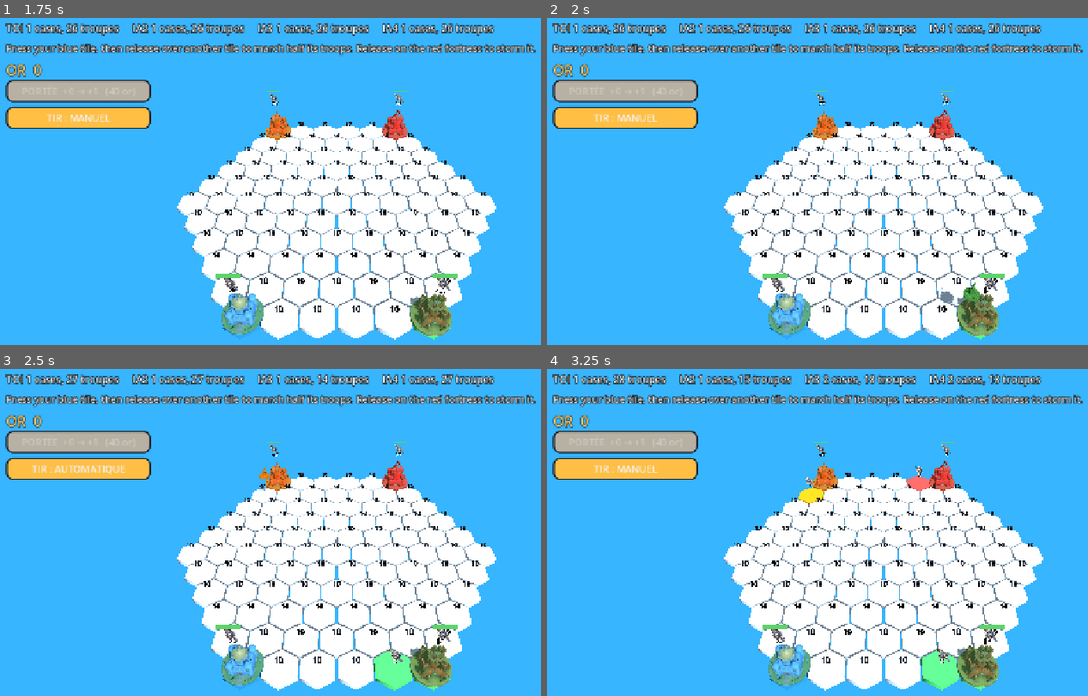
Above: before the commit, frames 1-4 (two rows, left to right).
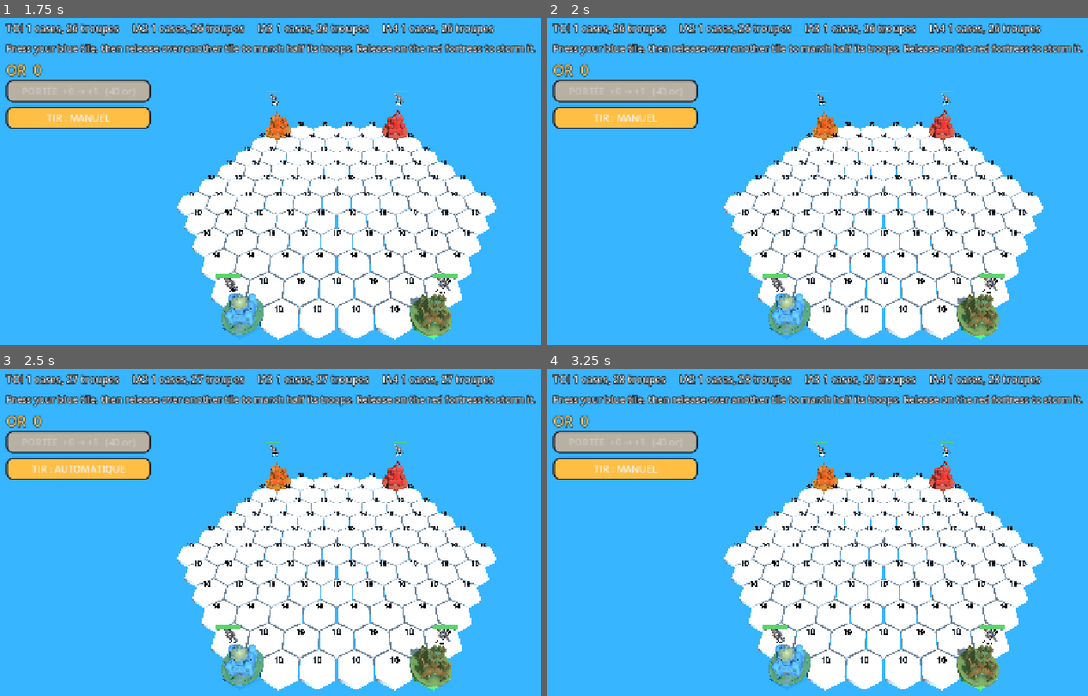
Above: after the commit, the same moments.

Repository: imaginbox/hexa-battle
Game: Godot game, scene res://scenes/tools/multiseat_preview.tscn
Two runs of this game, one before a commit and one after it. Both use one fixed random seed, a clock stepped at 60 frames per second and the inputs below. This scene is started directly instead of the project's main scene.
Inputs:
- Up to frame 1 (1.75 s): click "TIR : MANUEL" at 0.5 s; click "TIR : AUTOMATIQUE" at 1.25 s
- Up to frame 2 (2 s): no input
- Up to frame 3 (2.5 s): click "TIR : MANUEL" at 2 s
- Up to frame 4 (3.25 s): click "TIR : AUTOMATIQUE" at 2.75 s

Frame 1 is identical in both runs. In frame 2, 0.2% of the frame differs, in the area x 71-83%, y 80-88%; in frame 3, 0.8%; in frame 4, 1.2%, in the area x 35-83%, y 1-99%.

Commit message:
Synchro reseau : snapshots pousses aux seuls pairs prets, modale de forteresse reservee aux deux belligerants
- game_grid : le proprietaire ne pousse le plateau qu'aux pairs qui l'ont demande, ce
  qui supprime les RPC 'Node not found' quand un client recoit avant d'avoir sa scene
- handshake a l'ouverture du plateau : le client demande le snapshot des que son
  GameGrid existe, il n'attend plus le prochain tick du proprietaire
- la modale de combat de forteresse ne s'ouvre plus que pour l'attaquant et le
  defenseur, plus pour tout le monde
- le snapshot transporte la hauteur de structure et reconstruit le debit de mine

Diff:
--- a/scripts/game_grid.gd
+++ b/scripts/game_grid.gd
@@ -97,6 +97,21 @@
 const RENFORT_COST := 60
 const RENFORT_TROOPS := 15
 
+# --- Synchronisation d'une partie ---------------------------------------------
+
+## How many integers one tile occupies in a board snapshot: its coordinates, owner,
+## garrison, kind, unit class, structure hit points, mine tier and structure ceiling.
+const SNAPSHOT_STRIDE := 9
+## How often the table's owner republishes the whole board, in seconds.
+##
+## Production runs on every peer so the numbers stay alive between syncs; this is what
+## keeps them honest. A 91-tile board is under 3 Ko, so it costs a few Ko a second —
+## cheap enough to be worth it as a blunt safety net. Everything that could go wrong
+## settles here within half a second, without any of it needing its own handshake: a
+## lost action, a peer that drifted on troop production, a client that joined the
+## board a frame late.
+const SYNC_INTERVAL := 0.5
+
 var tiles: Dictionary = {}
 var selected_tile: HexTile = null
 ## Tile currently under the cursor, tracked through the tiles' hover signals.
@@ -108,12 +123,35 @@
 ## Distance from a tile centre to its vertices, derived from hex_size.
 var _tile_radius: float = 1.0
 
+## Seconds left before the owner republishes the board. Seeded to one full interval so
+## the very first broadcast waits for the joiners to have their board up, rather than
+## firing into a scene that is still loading.
+var _sync_left: float = 0.5
+## Peers that have opened their board and asked for one. The owner pushes snapshots
+## only to these: a reliable RPC aimed at a GameGrid that does not exist yet is
+## dropped with a "node not found", so shipping to a peer before it has said it is
+## ready is not just wasteful, it is an error.
+var _board_ready_peers: Dictionary = {}
+## Set while an action that came off the wire is being applied, so the guarded public
+## methods do not try to forward it back to the owner it just came from.
+var _applying_remote: bool = false
+
 
 func _ready() -> void:
 	generate_grid()
+	# Ask the owner for the board the moment ours exists. The owner republishes on a
+	# timer, so a peer whose scene came up between two ticks would otherwise sit on a
+	# freshly generated board until the next one — and a broadcast that arrived during
+	# the gap was aimed at a node that did not exist yet, which Godot answers with a
+	# "node not found" and drops. The request makes that window impossible.
+	if GameState.in_room and not Net.is_host():
+		var owner_id: int = Net.table_owner()
+		if owner_id > 0:
+			_request_snapshot.rpc_id(owner_id)
 
 
 func _process(delta: float) -> void:
+	_run_board_sync(delta)
 	if GameState.auto_attack:
 		_run_auto_attacks(delta)
 	if selected_tile == null or not target_arrow.is_active:
@@ -417,14 +455,24 @@
 	if pay_with_troops:
 		if tile.troop_count < MINE_TROOP_COST:
 			return false
+	elif not GameState.spend_gold(MINE_GOLD_COST):
+		return false
+	if not _route("build_mine", {"tile": tile.grid_coords, "troops": pay_with_troops}):
+		return true
+	_apply_build_mine(tile, pay_with_troops)
+	return true
+
+
+## The shared half of building a mine: the building itself. Gold is spent by whoever
+## pays and never travels — it is a per-player purse — but troops are shared state, so
+## that half of the price is charged here, where every peer will agree on it.
+func _apply_build_mine(tile: HexTile, paid_in_troops: bool) -> void:
+	if paid_in_troops:
 		tile.troop_count -= MINE_TROOP_COST
-	elif not GameState.spend_gold(MINE_GOLD_COST):
-		return false
 	tile.build_mine()
 	tile.mine_level = 1
 	tile.gold_per_second = MINE_RATES[0]
 	tile.arm_structure(MINE_HP)
-	return true
 
 
 ## Reforme la garnison d'une case en une autre classe d'unité, contre de l'or.
@@ -433,15 +481,22 @@
 		return false
 	if type == tile.unit_type:
 		return false
-	var cost: int = ARCHER_COST if type == HexTile.UnitType.ARCHER else CATAPULT_COST
-	if type != HexTile.UnitType.SOLDIER and not GameState.spend_gold(cost):
-		return false
+	if type != HexTile.UnitType.SOLDIER:
+		var cost: int = ARCHER_COST if type == HexTile.UnitType.ARCHER else CATAPULT_COST
+		if not GameState.spend_gold(cost):
+			return false
+	if not _route("recruit", {"tile": tile.grid_coords, "unit": type}):
+		return true
+	_apply_recruit(tile, type)
+	return true
+
+
+func _apply_recruit(tile: HexTile, type: int) -> void:
 	tile.unit_type = type
 	# Without this the badge and the label keep showing the old class: the recruit
 	# works, but nothing on the board would say so.
 	tile.update_visuals()
 	tile.trigger_bounce_effect()
-	return true
 
 
 ## Monte la mine d'un palier : elle rapporte plus, contre de l'or.
@@ -452,10 +507,16 @@
 		return false
 	if not GameState.spend_gold(MINE_UPGRADE_COSTS[tile.mine_level - 1]):
 		return false
-	tile.mine_level += 1
+	if not _route("upgrade_mine", {"tile": tile.grid_coords}):
+		return true
+	_apply_upgrade_mine(tile)
+	return true
+
+
+func _apply_upgrade_mine(tile: HexTile) -> void:
+	tile.mine_level = mini(tile.mine_level + 1, MINE_RATES.size())
 	tile.gold_per_second = MINE_RATES[tile.mine_level - 1]
 	tile.trigger_bounce_effect()
-	return true
 
 
 ## Renfort d'urgence : des troupes tout de suite, contre de l'or.
@@ -466,9 +527,15 @@
 		return false
 	if not GameState.spend_gold(RENFORT_COST):
 		return false
+	if not _route("reinforce", {"tile": tile.grid_coords}):
+		return true
+	_apply_reinforce(tile)
+	return true
+
+
+func _apply_reinforce(tile: HexTile) -> void:
 	tile.add_troops(RENFORT_TROOPS)
 	tile.trigger_bounce_effect()
-	return true
 
 
 # --- Résolution des actions ---------------------------------------------------
@@ -478,6 +545,14 @@
 	# included, comes through this one door, so nothing can out-range the rules.
 	if not is_valid_target(from, to):
 		return
+	if not _route("march", {"from": from.grid_coords, "to": to.grid_coords}):
+		return
+	_play_march(from, to)
+
+
+## The march itself, split out of [method execute_march] so an action coming back from
+## the table's owner runs the very same code a local drag does — pawn flight included.
+func _play_march(from: HexTile, to: HexTile) -> void:
 	match from.unit_type:
 		HexTile.UnitType.ARCHER:
 			_fire_volley(from, to)
@@ -491,7 +566,13 @@
 ## fait démarrer le combat modal au lieu d'un corps-à-corps direct.
 func _assault(from: HexTile, to: HexTile) -> void:
 	if to.tile_type == HexTile.TileType.FORTRESS_BOSS and to.owner_seat != from.owner_seat:
-		boss_battle_triggered.emit(from, to)
+		# A keep is stormed by the one who reaches it and held by the one sitting on
+		# it, so only those two ever see the fight. The action is broadcast to every
+		# peer, and without this guard each of them would open its own modal — a
+		# spectator in a four-card match would be dragged into a duel that is not
+		# theirs, and two modals resolving independently could name two winners.
+		if from.owner_seat == GameState.local_seat or to.owner_seat == GameState.local_seat:
+			boss_battle_triggered.emit(from, to)
 		return
 	var send_amount: int = int(from.troop_count / 2.0)
 	var side: int = from.owner_seat
@@ -625,3 +706,209 @@
 			if lost_castle:
 				castle_fell.emit(defender)
 	target.update_label()
+
+
+# --- Synchronisation d'une partie ----------------------------------------------
+
+## The tile at `coords`, or null when the board has nothing there.
+func tile_at(coords: Variant) -> HexTile:
+	if typeof(coords) != TYPE_VECTOR2I:
+		return null
+	return tiles.get(coords)
+
+
+## The whole board as one flat array, so a peer that has drifted can be put back on
+## the same page in a single message.
+func snapshot() -> PackedInt32Array:
+	var data := PackedInt32Array()
+	for coord: Vector2i in tiles:
+		var tile: HexTile = tiles[coord]
+		data.append(coord.x)
+		data.append(coord.y)
+		data.append(tile.owner_seat)
+		data.append(tile.troop_count)
+		data.append(tile.tile_type)
+		data.append(tile.unit_type)
+		data.append(tile.structure_hp)
+		data.append(tile.mine_level)
+		# The ceiling travels too, so a peer that joined after a mine was built gets
+		# a health bar instead of a structure it cannot see the top of.
+		data.append(tile.structure_max_hp)
+	return data
+
+
+## Puts every tile back to the state in `data`. Deliberately silent — no bounce, no
+## pawn. This is the correction channel, not the action channel: the animations come
+## from the action broadcast, and replaying them here too would double every blow.
+func apply_snapshot(data: PackedInt32Array) -> void:
+	if data.size() % SNAPSHOT_STRIDE != 0:
+		return
+	var i: int = 0
+	while i < data.size():
+		var tile: HexTile = tiles.get(Vector2i(data[i], data[i + 1]))
+		if tile != null:
+			# owner_seat's setter redraws on its own and troop_count's refreshes the
+			# count, so only a class or building change needs the extra pass.
+			var look_changed: bool = tile.tile_type != data[i + 4] \
+				or tile.unit_type != data[i + 5]
+			var owner_changed: bool = tile.owner_seat != data[i + 2]
+			tile.owner_seat = data[i + 2]
+			tile.troop_count = data[i + 3]
+			tile.tile_type = data[i + 4]
+			tile.unit_type = data[i + 5]
+			tile.mine_level = maxi(data[i + 7], 1)
+			# The rate is derived, not stored: a peer that only ever saw the tier in a
+			# snapshot must still pay the right gold for it.
+			tile.gold_per_second = MINE_RATES[mini(tile.mine_level, MINE_RATES.size()) - 1]
+			# The ceiling is adopted as it arrives: a tile that had no structure here
+			# but has one in the snapshot needs it before the bar can mean anything.
+			tile.structure_max_hp = data[i + 8]
+			if tile.structure_max_hp > 0:
+				tile.structure_hp = data[i + 6]
+			if look_changed:
+				tile.update_visuals()
+			elif tile.structure_max_hp > 0:
+				tile.update_health_bar()
+		i += SNAPSHOT_STRIDE
+
+
+## Republishes the board. Owner only, and the owner's own copy is already the truth,
+## so there is nothing to apply on this side. Only peers that have announced their
+## board are addressed, so a late joiner is not sent one before its node exists.
+func _run_board_sync(delta: float) -> void:
+	if not GameState.in_room or not Net.is_host():
+		return
+	_sync_left -= delta
+	if _sync_left > 0.0:
+		return
+	_sync_left = SYNC_INTERVAL
+	if _board_ready_peers.is_empty():
+		return
+	var data: PackedInt32Array = snapshot()
+	for peer: int in _board_ready_peers:
+		_board_received.rpc_id(peer, data)
+
+
+@rpc("any_peer", "reliable")
+func _board_received(data: PackedInt32Array) -> void:
+	if Net.is_host():
+		return
+	apply_snapshot(data)
+
+
+## A peer that has just opened its board asks for the current one, and the owner notes
+## it as a subscriber. Answered only by the owner, whatever the request claims.
+@rpc("any_peer", "reliable")
+func _request_snapshot() -> void:
+	if not Net.is_host():
+		return
+	var peer: int = multiplayer.get_remote_sender_id()
+	_board_ready_peers[peer] = true
+	_board_received.rpc_id(peer, snapshot())
+
+
+# --- Acheminement des actions --------------------------------------------------
+
+## Hands an action to the table's owner when this peer is not it, and reports whether
+## the caller should go on and apply it here.
+##
+## Solo, and the owner itself, always get true, so the local path is untouched. Every
+## other peer gets false: it runs the action only when the owner's broadcast brings it
+## back, which is why everyone sees the same thing at the same moment instead of the
+## actor watching it a round-trip early.
+func _route(kind: String, fields: Dictionary) -> bool:
+	if _applying_remote or not GameState.in_room:
+		return true
+	var action: Dictionary = fields.duplicate()
+	action["kind"] = kind
+	action["seat"] = GameState.local_seat
+	if Net.is_host():
+		# The owner decides, and tells the others so their pawns fly at the same moment
+		# its own does.
+		_action_received.rpc(action)
+		return true
+	var owner_id: int = Net.table_owner()
+	if owner_id <= 0:
+		return false # no table to ask yet: the click is dropped rather than applied
+	_action_request.rpc_id(owner_id, action)
+	return false
+
+
+## An action from another peer, for the owner to decide on. Nothing here trusts the
+## sender beyond its card, and the action re-enters the same methods a local click
+## reaches, so it can only ever do what a click could have done.
+@rpc("any_peer", "reliable")
+func _action_request(action: Dictionary) -> void:
+	if not Net.is_host():
+		return
+	var seat: int = Net.seat_of_peer(multiplayer.get_remote_sender_id())
+	if seat < 0:
+		return
+	var kind: String = str(action.get("kind", ""))
+	# Taking a keep is the one action that is not about the sender's own tile — the
+	# tile being taken belongs to whoever is losing it — so it is the one case that is
+	# not checked against the sender's seat. It is also the one a client could lie
+	# about; the fight itself already happened in a modal neither side can verify.
+	if kind != "boss_won":
+		var source: HexTile = tile_at(action.get("from", action.get("tile", null)))
+		if source == null or source.owner_seat != seat:
+			return
+	# The payload's own "seat" is overwritten rather than read, so nobody can build or
+	# capture in another player's name.
+	action["seat"] = seat
+	_play_action(action)
+	_action_received.rpc(action)
+
+
+## The owner's copy of an action, run by every other peer.
+@rpc("any_peer", "reliable")
+func _action_received(action: Dictionary) -> void:
+	if Net.is_host():
+		return
+	_play_action(action)
+
+
+## Runs one action by name. A closed set rather than anything reflective: what can
+## travel is exactly what is listed here, and each case lands on the same applier a
+## local click uses.
+func _play_action(action: Dictionary) -> void:
+	_applying_remote = true
+	var tile: HexTile = tile_at(action.get("tile", action.get("from", null)))
+	match str(action.get("kind", "")):
+		"march":
+			var target: HexTile = tile_at(action.get("to", null))
+			if tile != null and target != null:
+				_play_march(tile, target)
+		"build_mine":
+			if tile != null:
+				_apply_build_mine(tile, bool(action.get("troops", false)))
+		"recruit":
+			if tile != null:
+				_apply_recruit(tile, int(action.get("unit", HexTile.UnitType.SOLDIER)))
+		"upgrade_mine":
+			if tile != null:
+				_apply_upgrade_mine(tile)
+		"reinforce":
+			if tile != null:
+				_apply_reinforce(tile)
+		"boss_won":
+			if tile != null:
+				_apply_capture(tile, int(action.get("seat", tile.owner_seat)))
+	_applying_remote = false
+
+
+## A keep taken by storm: whoever fought for it keeps it. Called by the main loop when
+## the battle modal comes back a win, and routed like anything else so the tile changes
+## hands on every screen at once.
+func capture_stronghold(tile: HexTile, seat: int) -> void:
+	if tile == null:
+		return
+	if not _route("boss_won", {"tile": tile.grid_coords}):
+		return
+	_apply_capture(tile, seat)
+
+
+func _apply_capture(tile: HexTile, seat: int) -> void:
+	tile.owner_seat = seat
+	tile.update_visuals()
+	tile.trigger_climax_effect()
--- a/scripts/main_loop.gd
+++ b/scripts/main_loop.gd
@@ -83,13 +83,18 @@
 ## rather than authored into the scene. A VS match with no AI cards builds none, and
 ## then nothing on the board is automated.
 func _build_ai_commanders() -> void:
+	ai.process_mode = Node.PROCESS_MODE_DISABLED
+	# In a match the AI cards are played by the table's owner alone. Every peer building
+	# its own commanders would put one machine on every board, each marching the same
+	# army somewhere different, and none of them agreeing.
+	if GameState.in_room and not Net.is_host():
+		return
 	for seat in GameState.ai_seats:
 		var commander: AIController = AIController.new()
 		commander.seat = seat
 		commander.name = "AI%d" % seat
 		add_child(commander)
 		_ai_commanders.append(commander)
-	ai.process_mode = Node.PROCESS_MODE_DISABLED
 
 
 ## Starts or holds every AI commander at once.
@@ -179,9 +184,9 @@
 		# 2. La forteresse rouge laisse place au château du joueur, avec un gros
 		# écrasement suivi d'un rebond.
 		var taken_from: int = current_boss_target.owner_seat
-		current_boss_target.owner_seat = GameState.local_seat
-		current_boss_target.update_visuals()
-		current_boss_target.trigger_climax_effect()
+		# Routed like every other action, so the keep changes hands on every screen at
+		# once rather than only on the one that fought for it.
+		grid.capture_stronghold(current_boss_target, GameState.local_seat)
 		# A room has no next level to offer, so the victory stops at the board —
 		# but it should still be announced, the same as a keep battered down.
 		if GameState.in_room:
--- a/scripts/network_manager.gd
+++ b/scripts/network_manager.gd
@@ -176,6 +176,13 @@
 	if transport == Transport.ENET:
 		return multiplayer.is_server()
 	return _table_owner > 0 and multiplayer.get_unique_id() == _table_owner
+
+
+## The peer that owns the table, or 0 while this peer has not learnt who it is. The
+## board aims its actions here, so it is readable from outside this node — which is
+## the one piece of the election the rest of the game actually needs.
+func table_owner() -> int:
+	return _table_owner
 
 
 ## Starts the round. Only the owner may, and only once the table is genuinely
--- a/scripts/tools/mp_probe.gd
+++ b/scripts/tools/mp_probe.gd
@@ -40,9 +40,26 @@
 var _filled: bool = false
 var _said_hello: bool = false
 
+## Set by HEXA_SYNC_TEST: after the board is up, the host plays one action and both
+## peers print a fingerprint of their board, so the two can be compared line for line.
+var _sync_test: bool = false
+var _board: Node3D = null
+var _board_grid: GameGrid = null
+var _reported_at: float = 0.0
+var _acted: bool = false
+var _sync_done: bool = false
+## How long to stay alive after the fingerprint, set by HEXA_HOLD. The host needs a
+## few seconds on it, or it hangs up before the client has had its say.
+var _hold: float = 0.0
+var _sync_quit_at: float = 0.0
+
 
 ## How long to wait before starting the round, so the joiner is seated first.
 const AUTO_START_AT := 4.0
+## How long after the board is up the host plays, and how long after that both peers
+## report. The gap has to cover a network round-trip plus the pawn's flight.
+const SYNC_ACT_AFTER := 2.0
+const SYNC_CHECK_AFTER := 6.0
 
 
 func _on_game_started() -> void:
@@ -83,6 +100,11 @@
 		_auto_start = true
 	if OS.get_environment("HEXA_FILL_AI") == "1":
 		_fill_ai = true
+	if OS.get_environment("HEXA_SYNC_TEST") == "1":
+		_sync_test = true
+	var hold: String = OS.get_environment("HEXA_HOLD")
+	if hold.is_valid_float():
+		_hold = hold.to_float()
 
 
 func _on_failed(reason: String) -> void:
@@ -135,12 +157,83 @@
 		print("[probe] t=%5.1f  id=%d peers=%s  %s  is_host=%s" % [
 			_elapsed, multiplayer.get_unique_id(),
 			str(multiplayer.get_peers()), _slots_text(), str(Net.is_host())])
-	if _reported or _elapsed < _settle_seconds:
-		return
-	_reported = true
-	_report_seating()
-	_report_board()
-	get_tree().quit()
+	if not _reported:
+		# The wait lives inside the branch rather than in front of it: a guard that
+		# returns once we have reported would make every phase below unreachable and the
+		# probe would never quit.
+		if _elapsed < _settle_seconds:
+			return
+		_reported = true
+		_reported_at = _elapsed
+		_report_seating()
+		_report_board()
+		if not _sync_test:
+			get_tree().quit()
+	# The host plays one move, then both peers describe their board. Two fingerprints
+	# that disagree mean the action never travelled, or the boards drifted apart.
+	if not _sync_test:
+		return
+	if not _sync_done:
+		if Net.is_host() and not _acted and _elapsed >= _reported_at + SYNC_ACT_AFTER:
+			_acted = true
+			_play_sync_action()
+		if _elapsed >= _reported_at + SYNC_CHECK_AFTER:
+			_sync_done = true
+			_sync_quit_at = _elapsed + _hold
+			print("[probe] t=%5.1f  EMPREINTE APRÈS  %s" % [_elapsed, _fingerprint()])
+		return
+	if _hold <= 0.0 or _elapsed >= _sync_quit_at:
+		get_tree().quit()
+
+
+## Plays one move as the host, so the client has something it has to agree with. The
+## castle has ~25 troops and the neutral tiles 10, so the march takes one of them.
+func _play_sync_action() -> void:
+	if _board_grid == null:
+		print("[probe] pas de plateau — action impossible")
+		return
+	var from: HexTile = null
+	for coord in _board_grid.tiles:
+		var tile: HexTile = _board_grid.tiles[coord]
+		if tile.owner_seat == GameState.local_seat:
+			from = tile
+			break
+	if from == null:
+		print("[probe] aucune case à moi")
+		return
+	var targets: Array[HexTile] = _board_grid.targets_for(from)
+	if targets.is_empty():
+		print("[probe] aucune cible en portée")
+		return
+	print("[probe] t=%5.1f  ACTION  %s -> %s" % [
+		_elapsed, str(from.grid_coords), str(targets[0].grid_coords)])
+	_board_grid.execute_march(from, targets[0])
+
+
+## A fingerprint of the board, so two peers can be compared at a glance: per-card tile
+## and troop totals, plus a checksum folded over every tile's *structure*.
+##
+## Troops are left out of the checksum on purpose. Production runs on every peer, so
+## between two of the owner's corrections the counts legitimately differ by a trooper
+## or two; what must match to the digit is who owns what and what is standing on it.
+func _fingerprint() -> String:
+	if _board_grid == null:
+		return "(pas de plateau)"
+	var counts: Dictionary = {}
+	var troops: Dictionary = {}
+	var checksum: int = 0
+	for coord in _board_grid.tiles:
+		var tile: HexTile = _board_grid.tiles[coord]
+		checksum += (tile.owner_seat + 2) * 7 + tile.tile_type * 17 \
+			+ tile.unit_type * 19 + int(coord.x) * 23 + int(coord.y) * 29
+		if tile.owner_seat != HexTile.NEUTRAL:
+			counts[tile.owner_seat] = int(counts.get(tile.owner_seat, 0)) + 1
+			troops[tile.owner_seat] = int(troops.get(tile.owner_seat, 0)) + tile.troop_count
+	var parts: Array[String] = []
+	for seat in [0, 1, 2, 3]:
+		if counts.has(seat):
+			parts.append("s%d %d cases / %d troupes" % [seat, counts[seat], troops[seat]])
+	return "%s   structure=%d" % [" | ".join(parts), checksum]
 
 
 func _report_seating() -> void:
@@ -159,7 +252,9 @@
 func _report_board() -> void:
 	var board: Node = load("res://scenes/main.tscn").instantiate()
 	add_child(board)
-	var grid: Node = board.get_node("GameGrid")
+	_board = board
+	var grid: GameGrid = board.get_node("GameGrid")
+	_board_grid = grid
 	var castles: Array = []
 	for coord in grid.tiles:
 		var tile = grid.tiles[coord]
@@ -173,3 +268,4 @@
 			tile.owner_seat, str(tile.grid_coords),
 			GameState.seat_color(tile.owner_seat).to_html(false),
 			"(MOI)" if tile.owner_seat == GameState.local_seat else ""])
+	print("[probe] t=%5.1f  EMPREINTE AVANT  %s" % [_elapsed, _fingerprint()])
